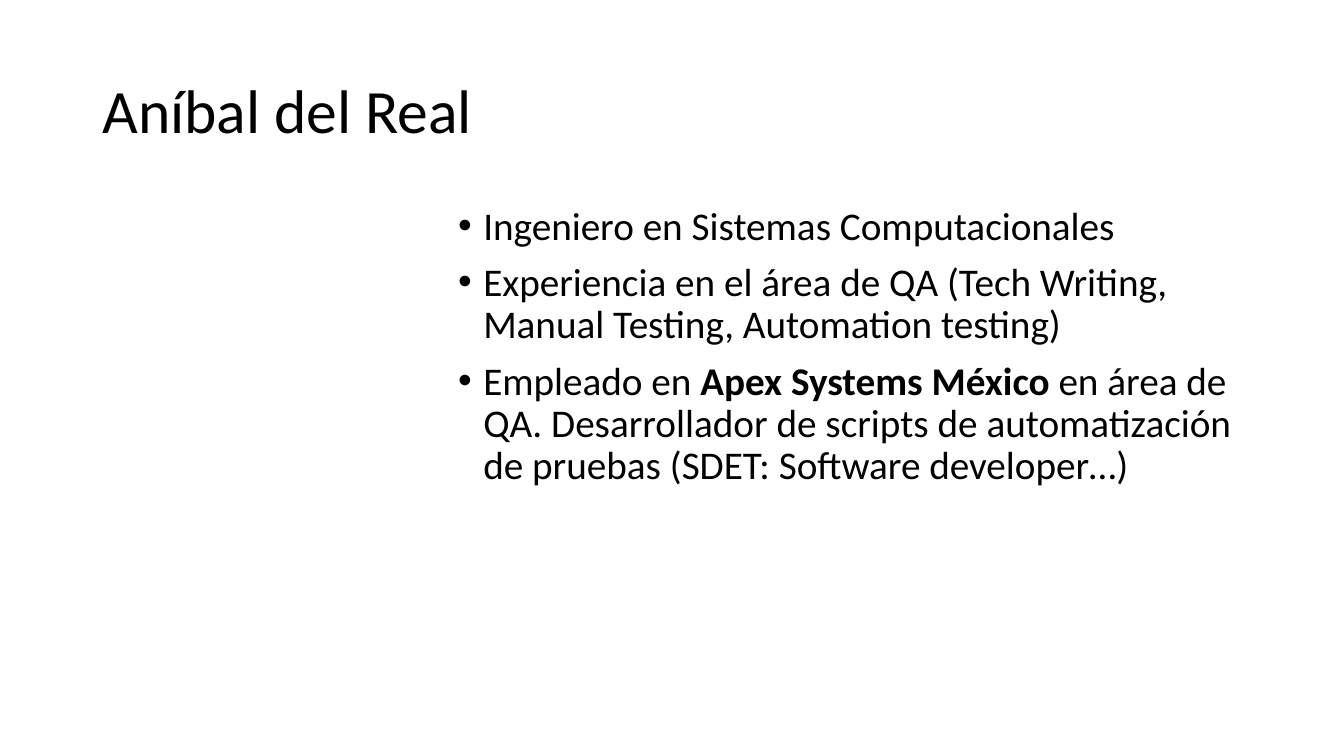
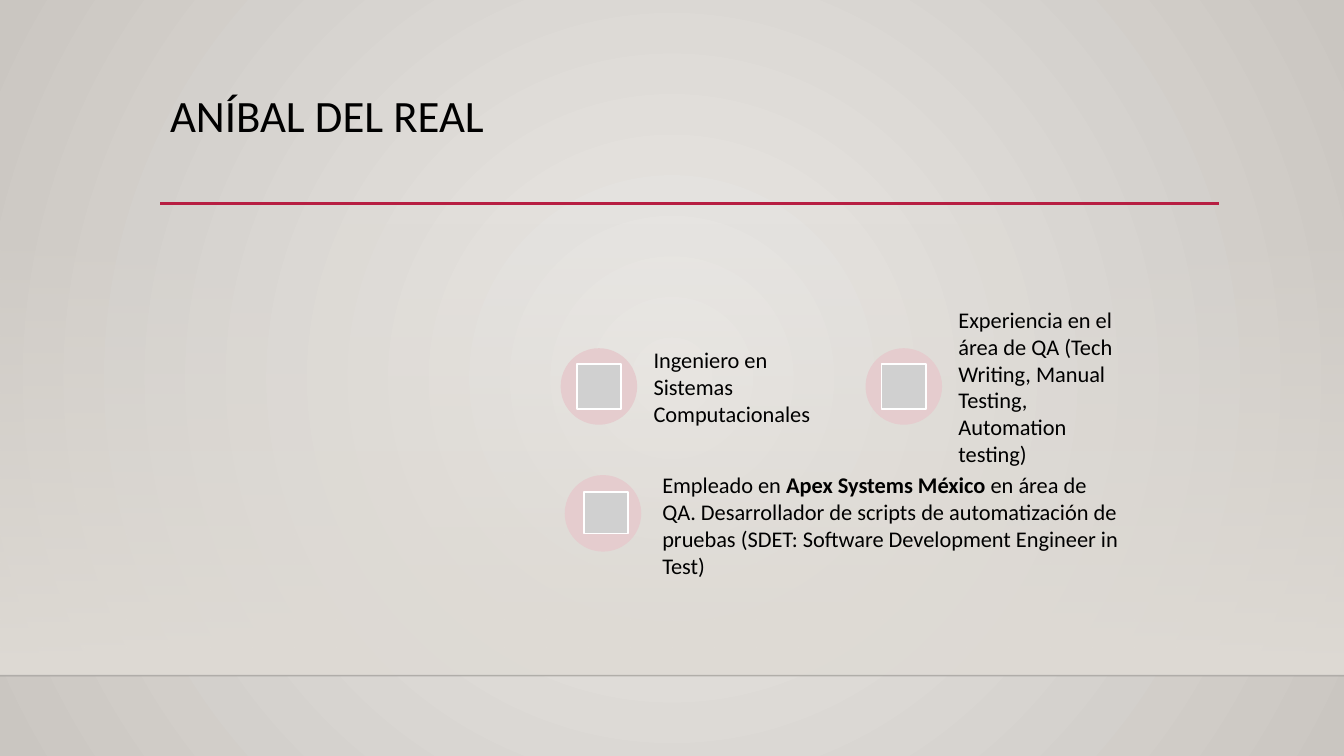
Before and after one commit to hdelreal/CypressTutorial, a slide deck: slide 2 of QA Automation.pptx. Drawn at 1344x756 pixels with LibreOffice and Linux fonts; fonts in the diff are those of the drawing; grey boxes stand for pictures; background and template pictures are left out. Boxes give left, top, right and bottom in pixels: in the first picture for what was removed or moved away, otherwise in the second. Text is boxed around its words. In the diff, an @@ line names an element or a change of style, - is before the commit and + after.

Commit message:
adding new ppt

```diff
--- a/QA Automation.pptx
+++ b/QA Automation.pptx
@@ background #FFFFFF to gradient #ECEAE7 to #CAC7C1 @@
@@ title "ANÍBAL DEL REAL" at box(170, 95, 483, 132): vertical alignment middle to top @@
@@ title at box(170, 95, 483, 132): text changed; size 44 to 32 pt @@
-Aníbal del Real
+ANÍBAL DEL REAL
@@ line added from (160, 204) to (1220, 204), #B71E42 2.5 pt @@
@@ rectangle added at box(0, 223, 1344, 676), fill gradient #DFDBD5 @@
@@ text removed at box(483, 212, 1232, 486) @@
-• Ingeniero en Sistemas Computacionales
-• Experiencia en el área de QA (Tech Writing, Manual Testing, Automation testing)
-• Empleado en Apex Systems México en área de QA. Desarrollador de scripts de automatización de pruebas (SDET: Software developer…)
@@ group added at box(561, 312, 1118, 577): 3 ellipses, 3 pictures, 3 texts @@
+Ingeniero en Sistemas Computacionales
+Experiencia en el área de QA (Tech Writing, Manual Testing, Automation testing)
+Empleado en Apex Systems México en área de QA. Desarrollador de scripts de automatización de pruebas (SDET: Software Development Engineer in Test)
@@ line added from (0, 676) to (1344, 676), #000001 1 pt @@
```
Also in this commit, not shown: 9 other slides changed, 14 slides added, 9 slides removed.
